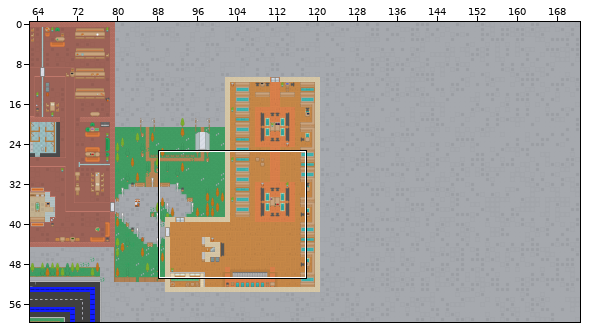
One commit to this Tiled map: app/assets/MapLib.tmx. Above, an overview of the earlier version with the close-up marked.
Close-up. Before the commit:
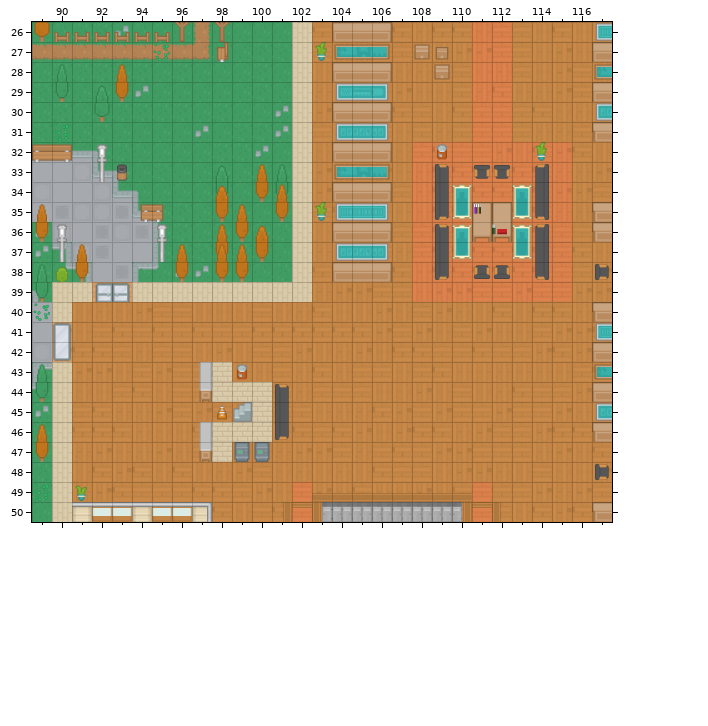
Cells are 64x64 px. Shown: x 89..117, y 26..50. The commit also changed other parts of the map, which this record leaves out.
And afterwards:
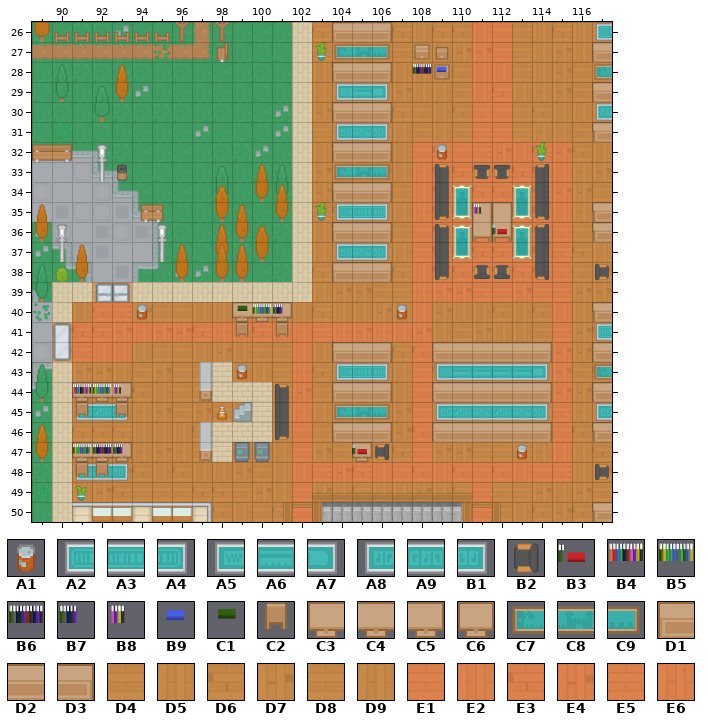
Key: from "City": A1 145, A2 182, A3 183, A4 184, A5 219, A6 220, A7 221, A8 256, A9 257, B1 258; from "Custom": B2 19, B3 37, B4 50, B5 51, B6 52, B7 53, B8 54, B9 55, C1 59; from "Indoor": C2 79, C3 108, C4 109, C5 110, C6 111, C7 380, C8 381, C9 382, D1 451, D2 452, D3 453; from "Shooter": D4 41, D5 42, D6 43, D7 44, D8 45, D9 46, E1 68, E2 69, E3 70, E4 71, E5 72, E6 73.
__ is an empty cell.
Tiles replaced or removed in this view: D4, D5, D6, D7, D8, D9.
Diff:
Changed rows in their new state; .. is an unchanged cell.
Layer "Ground":
first column x 91:
40 .. E3 E5 .. .. .. .. .. .. .. .. .. .. .. .. .. .. E6 .. .. .. .. .. .. E6
41 E3 E3 E4 E6 E4 E4 E3 E2 E6 E3 E2 E6 E1 E2 E4 E2 E6 E4 .. .. .. .. .. .. E1
42 E1 E6 E6 .. .. .. .. .. .. .. .. E6 .. .. .. .. .. E3 .. .. .. .. .. .. E4
43 .. .. .. .. .. .. .. .. .. .. .. E2 .. .. .. .. .. E1 .. .. .. .. .. .. E4
44 .. .. .. .. .. .. .. .. .. .. .. E4 .. .. .. .. .. E5 .. .. .. .. .. .. E4
45 .. .. .. .. .. .. .. .. .. .. .. E6 .. .. .. .. .. E1 .. .. .. .. .. .. E5
46 .. .. .. .. .. .. .. .. .. .. .. E1 .. .. .. .. .. E3 .. .. .. .. .. .. E1
47 .. .. .. .. .. .. .. .. .. .. .. E1 .. .. .. .. .. E5 .. .. .. .. .. .. E2
48 .. .. .. .. .. .. .. .. .. .. .. E6 E1 E4 E3 E6 E1 E3 E6 E3 E1 E3 E6 E5 E5
Layer "Environment":
first column x 94:
40 A1 .. .. .. .. .. .. .. .. .. .. .. .. A1
first column x 113:
47 A1
Layer "Carpet":
first column x 91:
43 .. .. .. .. .. .. .. .. .. .. .. .. .. A2 A3 A4 .. .. A5 A6 A6 A6 A6 A7
45 A8 A9 B1 .. .. .. .. .. .. .. .. .. .. C7 C8 C9 .. .. A8 A9 A9 A9 A9 B1
48 A8 A9 B1 .. .. .. .. .. .. .. .. .. .. .. .. .. .. .. .. .. .. .. .. ..
Layer "Tables":
first column x 91:
40 .. .. .. .. .. .. .. .. C3 C4 C5 .. .. .. .. .. .. .. .. .. .. .. .. ..
41 .. .. .. .. .. .. .. .. C2 .. C2 .. .. .. .. .. .. .. .. .. .. .. .. ..
42 .. .. .. .. .. .. .. .. .. .. .. .. .. D1 D2 D3 .. .. D1 D2 D2 D2 D2 D3
44 C3 C4 C5 .. .. .. .. .. .. .. .. .. .. D1 D2 D3 .. .. D1 D2 D2 D2 D2 D3
45 C2 .. C2 .. .. .. .. .. .. .. .. .. .. .. .. .. .. .. .. .. .. .. .. ..
46 .. .. .. .. .. .. .. .. .. .. .. .. .. D1 D2 D3 .. .. D1 D2 D2 D2 D2 D3
47 C3 C4 C5 .. .. .. .. .. .. .. .. .. .. .. C6 B2 .. .. .. .. .. .. .. ..
48 C2 C2 .. .. .. .. .. .. .. .. .. .. .. .. .. .. .. .. .. .. .. .. .. ..
Layer "Ontop":
first column x 108:
28 B6 B9
first column x 99:
40 C1 B5 B7
first column x 91:
44 B4 B5 B8 .. .. .. .. .. .. .. .. .. .. .. ..
47 B5 B6 B7 .. .. .. .. .. .. .. .. .. .. .. B3
